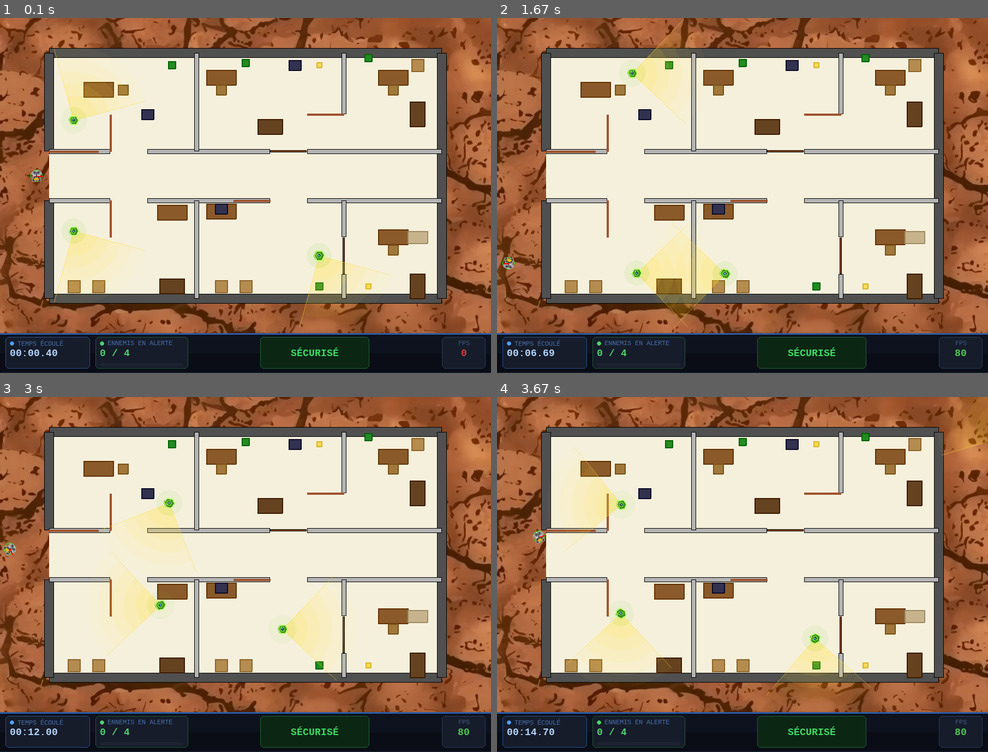
Above: before the commit, frames 1-4 (two rows, left to right).
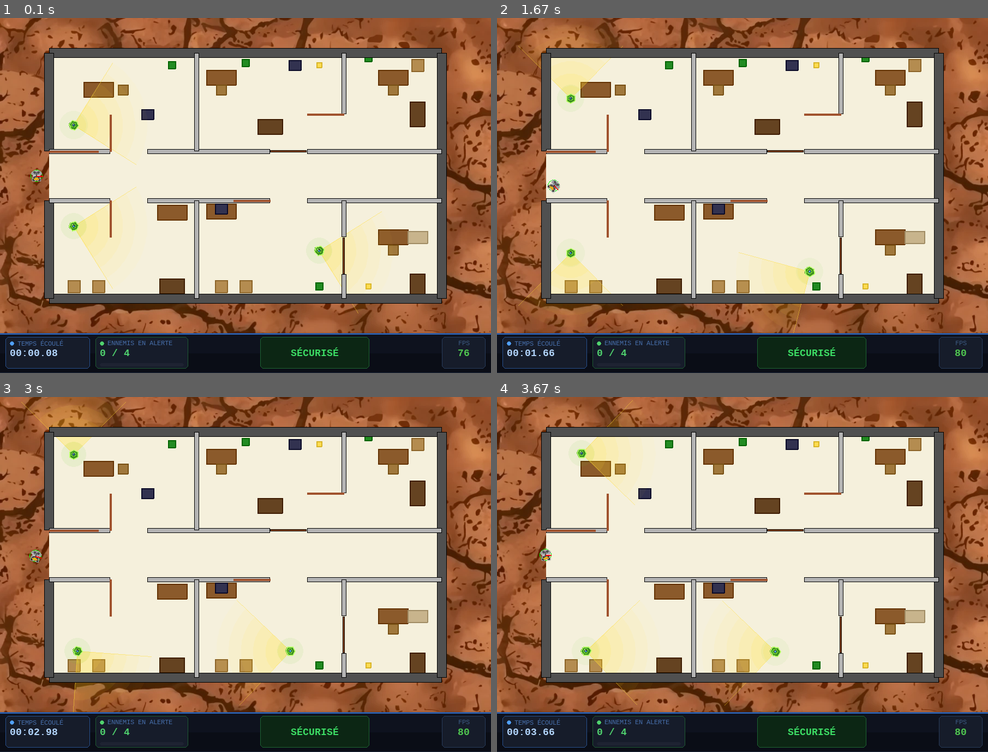
Above: after the commit, the same moments.

Repository: JawadBLK/TP_Robot
Game: pygame game, started from project/main.py
Two runs of this game, one before a commit and one after it. Both use one fixed random seed, a clock stepped at 60 frames per second and the inputs below.
Inputs:
- Up to frame 1 (0.1 s): no input
- Up to frame 2 (1.67 s): hold Right 0.33-0.8 s; hold Up 0.83-1.3 s; hold Right from 1.33 s (still down)
- Up to frame 3 (3 s): release Right at 1.8 s; hold Left 1.83-2.37 s; hold Down 2.4-2.87 s; hold Left from 2.9 s (still down)
- Up to frame 4 (3.67 s): release Left at 3.37 s; hold Up from 3.4 s (still down)

The runs differ from the first frame. In frame 1, 4.3% of the frame differs, in the area x 9-96%, y 8-96%; in frame 2, 6.0%, in the area x 1-87%, y 0-96%; in frame 3, 5.7%; in frame 4, 5.1%.

Commit message:
feat:VF ajout capteur LIDAR et thermique, mode d'affichage, comment code

Diff:
--- a/project/main.py
+++ b/project/main.py
@@ -1,3 +1,5 @@
+import sys
+
 import pygame
 import math
 from robot.robot_mobile import RobotMobile
@@ -8,6 +10,8 @@
 from robot.plan_autocad import build_plan
 from robot.ennemis import Ennemi
 from robot.props import Props
+from robot.capteurs import Lidar,CapteurThermique
+from robot.cartographie import Cartographie
 
 # ── 1. Initialisation MVC ──────────────────────────────────────────────
 robot = RobotMobile(x=-8.5, y=0, orientation=0, moteur=MoteurDifferentiel())
@@ -22,12 +26,28 @@
     env_hauteur=env.hauteur
 )
 
-# ── 2. Construction du monde ──────────────────────────────────────────────
+# ── 2. Ajout des capteurs ──────────────────────────────────────────────
+# ... création du Lidar ...
+lidar = Lidar(robot, nb_rayons=180, portee_max=6.0)
+robot.ajouter_capteur(lidar)
+
+# --- Capteur thermique ---
+thermique = CapteurThermique(robot, portee=6.0)
+robot.ajouter_capteur(thermique)
+
+# Interrupteur pour l'affichage thermique
+afficher_thermique = False
+
+carto = Cartographie(950, 650)
+
+mode_vue = "NORMAL"  # Modes : "NORMAL", "LIDAR", "CARTO"
+
+# ── 3. Construction du monde ──────────────────────────────────────────────
 env.ajouter_robot(robot)
 
 build_plan(env)
 
-# ── 2.1 Ennemis avec des chemins de patrouille ──────────────────────────
+# ── 3.1 Ennemis avec des chemins de patrouille ──────────────────────────
 ennemi1 = Ennemi(-7, -2, waypoints=[(-7, -2), (-7, -4), (-3, -4), (-3, -4), (-3, -2), (-5, -2), (-5, -4), (-7, -4)])
 env.ajouter_ennemi(ennemi1)
 
@@ -40,14 +60,14 @@
 ennemi4 = Ennemi(20, 0, waypoints=[(20, 0), (9, 6), (-9, 6), (-9, 0), (7, 0), (-9, 0), (-9, -6), (9, -6), (20, 0)])
 env.ajouter_ennemi(ennemi4)
 
-# ── 2.2 Props décoratifs ────────────────────────────────────────────────────
-# ── 2.2.1 Salle haut-gauche (x: -8 à -2, y: 1 à 5) ──────────────────────────
+# ── 3.2 Props décoratifs ────────────────────────────────────────────────────
+# ── 3.2.1 Salle haut-gauche (x: -8 à -2, y: 1 à 5) ──────────────────────────
 env.ajouter_prop(Props(-6, 3.5, "bureau"))
 env.ajouter_prop(Props(-5, 3.5, "chaise"))
 env.ajouter_prop(Props(-3, 4.5, "plante"))
 env.ajouter_prop(Props(-4, 2.5, "ordinateur"))
 
-# ── 2.2.2 Salle haut-milieu (x: -2 à 4, y: 1 à 5) ───────────────────────────
+# ── 3.2.2 Salle haut-milieu (x: -2 à 4, y: 1 à 5) ───────────────────────────
 env.ajouter_prop(Props(1,  2.0, "armoire", angle=math.pi/2))
 env.ajouter_prop(Props(-1, 4.0, "bureau"))
 env.ajouter_prop(Props(-1, 3.5, "chaise"))
@@ -55,27 +75,27 @@
 env.ajouter_prop(Props(3,  4.5, "lampe"))
 env.ajouter_prop(Props(0,  4.6, "plante"))
 
-# ── 2.2.3 Salle haut-droite (x: 4 à 8, y: 1 à 5) ────────────────────────────
+# ── 3.2.3 Salle haut-droite (x: 4 à 8, y: 1 à 5) ────────────────────────────
 env.ajouter_prop(Props(6,  4.0, "bureau"))
 env.ajouter_prop(Props(6,  3.5, "chaise"))
 env.ajouter_prop(Props(7,  2.5, "armoire"))
 env.ajouter_prop(Props(5,  4.8, "plante"))
 env.ajouter_prop(Props(7,  4.5, "caisse"))
 
-# ── 2.2.4 Salle bas-gauche (x: -8 à -2, y: -5 à -1) ─────────────────────────
+# ── 3.2.4 Salle bas-gauche (x: -8 à -2, y: -5 à -1) ─────────────────────────
 env.ajouter_prop(Props(-3, -1.5, "bureau"))
 env.ajouter_prop(Props(-7, -4.5, "caisse"))
 env.ajouter_prop(Props(-6, -4.5, "caisse"))
 env.ajouter_prop(Props(-3, -4.5, "armoire", angle=math.pi/2))
 
-# ── 2.2.5 Salle bas-milieu (x: -2 à 4, y: -5 à -1) ──────────────────────────
+# ── 3.2.5 Salle bas-milieu (x: -2 à 4, y: -5 à -1) ──────────────────────────
 env.ajouter_prop(Props(-1,  -1.45, "bureau"))
 env.ajouter_prop(Props(-1,  -1.35, "ordinateur"))
 env.ajouter_prop(Props(-1, -4.5, "caisse"))
 env.ajouter_prop(Props(0,  -4.5, "caisse"))
 env.ajouter_prop(Props(3,  -4.5, "plante"))
 
-# ── 2.2.6 Salle bas-droite (x: 4 à 8, y: -5 à -1) ───────────────────────────
+# ── 3.2.6 Salle bas-droite (x: 4 à 8, y: -5 à -1) ───────────────────────────
 env.ajouter_prop(Props(6,  -2.5, "bureau"))
 env.ajouter_prop(Props(6,  -3.0, "chaise"))
 env.ajouter_prop(Props(7,  -4.5, "armoire"))
@@ -86,30 +106,65 @@
 print(hasattr(env, "alerte"))
 
 fps = 80
-dt = 4.0 / fps
+clock = pygame.time.Clock()
+#dt = 4.0 / fps
 running = True
 temps_ecoule = 0.0  # en secondes
 
-# 3. Boucle principale
+# ── Boucle de jeu ──────────────────────────────────────────────
 while running:
+    dt = clock.tick(fps) / 1000.0
     for event in pygame.event.get():
         if event.type == pygame.QUIT:
             running = False
+        # --- CHANGEMENT DE VUE ---
+        if event.type == pygame.KEYDOWN:
+            if event.key == pygame.K_1:
+                mode_vue = "NORMAL"
+            elif event.key == pygame.K_2:
+                mode_vue = "LIDAR"
+            elif event.key == pygame.K_3:
+                mode_vue = "CARTO"
+            elif event.key == pygame.K_t:
+                afficher_thermique = not afficher_thermique
+        # -------------------------------
 
-    # 3.1 Récupérer les commandes
+    #--- Récupérer les commandes ---
     commande = controleur.lire_commande()
     env.robot.commander(**commande)
-    if commande["v"] == 0 and commande["omega"] == 0:
-        robot.commander(v=0.0, omega=0.0)
-    else:
-        robot.commander(**commande)
 
-    # 3.2 Mettre à jour la physique et gérer les collisions
+    # --- Mettre à jour la physique et gérer les collisions ---
     env.mettre_a_jour(dt)
     temps_ecoule += dt
 
-    # 3.3 Afficher le nouvel état
-    vue.dessiner_environnement(env, temps_ecoule)
-    vue.tick(fps)
+    # --- AJOUT MISE À JOUR CAPTEURS ---
+    lidar.read(env)
+    thermique.read(env)
+    carto.mettre_a_jour(vue, lidar)
+
+    # --- AJOUT AFFICHAGE MODULABLE ---
+    if mode_vue == "CARTO":
+        # Mode 3 : Vue cartographique avec rayons du Lidar, carte thermique et console
+        carto.dessiner(vue.screen)
+        if afficher_thermique:
+            thermique.draw(vue)
+        vue.dessiner_robot(env.robot)
+        vue.dessiner_console(env, temps_ecoule)
+    else:
+        # Modes 1 et 2 : Plan d'architecte classique
+        vue.dessiner_environnement(env, temps_ecoule)
+
+        # Dessine les obstacles par-dessus le plan d'architecte
+        for obs in env.obstacles:
+            obs.dessiner(vue)
+
+        # Si on est en Mode 2, on superpose les rayons du Lidar
+        if mode_vue == "LIDAR":
+            lidar.draw(vue)
+        if afficher_thermique:
+            thermique.draw(vue)
+
+    #image à l'écran
+    pygame.display.flip()
 
 pygame.quit()
--- /dev/null
+++ b/project/robot/capteurs.py
@@ -0,0 +1,141 @@
+import math
+import pygame
+from abc import ABC, abstractmethod
+
+class Capteur(ABC):
+    @abstractmethod
+    def read(self, env): pass
+    @abstractmethod
+    def draw(self, vue): pass
+
+class Lidar(Capteur):
+    def __init__(self, robot, nb_rayons=180, portee_max=6.0):
+        self.robot = robot
+        self.nb_rayons = nb_rayons
+        self.portee_max = portee_max
+        self.fov = math.pi  # Champ de vision de 180° (pi en radians)
+        self.mesures = []
+
+    def read(self, env):
+        self.mesures = []
+
+        # L'angle de départ est à -90° (à droite) par rapport à l'avant du robot
+        angle_debut = self.robot.orientation - (self.fov / 2)
+
+        for i in range(self.nb_rayons):
+            # On répartit uniformément les rayons sur les 180°
+            if self.nb_rayons > 1:
+                angle = angle_debut + (i * self.fov / (self.nb_rayons - 1))
+            else:
+                angle = self.robot.orientation
+
+            dx = math.cos(angle)
+            dy = math.sin(angle)
+
+            dist_min = self.portee_max
+
+            # --- 1. Tester les murs ---
+            for obs in env.obstacles:
+                if hasattr(obs, 'intersection'):
+                    dist = obs.intersection(self.robot.x, self.robot.y, dx, dy, self.portee_max)
+                    if dist is not None and dist < dist_min:
+                        dist_min = dist
+
+            # --- 2. Tester les props ---
+            for prop in env.props:
+                if hasattr(prop, 'intersection'):
+                    dist = prop.intersection(self.robot.x, self.robot.y, dx, dy, self.portee_max)
+                    if dist is not None and dist < dist_min:
+                        dist_min = dist
+
+            # Calcul du point d'impact
+            ix = self.robot.x + dist_min * dx
+            iy = self.robot.y + dist_min * dy
+            self.mesures.append((angle, dist_min, ix, iy))
+
+        return self.mesures
+
+    def draw(self, vue):
+        px_r, py_r = vue.convertir_coordonnees(self.robot.x, self.robot.y)
+        for angle, dist, ix, iy in self.mesures:
+            px_i, py_i = vue.convertir_coordonnees(ix, iy)
+            color = (255, 50, 50) if dist < self.portee_max else (50, 255, 50)
+            pygame.draw.line(vue.screen, color, (px_r, py_r), (px_i, py_i), 1)
+
+
+class CapteurThermique(Capteur):
+    def __init__(self, robot, portee=15.0):
+        self.robot = robot
+        self.portee = portee
+        self.mesures_thermiques = []
+
+    def read(self, env):
+        self.mesures_thermiques = []
+        for ennemi in env.ennemis:
+            dist = math.hypot(self.robot.x - ennemi.x, self.robot.y - ennemi.y)
+            if dist <= self.portee:
+                self.mesures_thermiques.extend(ennemi.historique_chaleur)
+        return self.mesures_thermiques
+
+    def draw(self, vue):
+        surf = pygame.Surface(vue.screen.get_size(), pygame.SRCALPHA)
+
+        # --- Paramètres de la grille thermique ---
+        taille_pixel_m = 0.12
+        rayon_diffusion = 0.8
+
+        grille_chaleur = {}
+
+        for trace in self.mesures_thermiques:
+            cx, cy = trace['x'], trace['y']
+            chaleur_source = trace['chaleur']
+
+            min_x = int((cx - rayon_diffusion) / taille_pixel_m)
+            max_x = int((cx + rayon_diffusion) / taille_pixel_m)
+            min_y = int((cy - rayon_diffusion) / taille_pixel_m)
+            max_y = int((cy + rayon_diffusion) / taille_pixel_m)
+
+            for gx in range(min_x, max_x + 1):
+                for gy in range(min_y, max_y + 1):
+                    bloc_x = gx * taille_pixel_m
+                    bloc_y = gy * taille_pixel_m
+
+                    dist = math.hypot(bloc_x - cx, bloc_y - cy)
+                    if dist <= rayon_diffusion:
+                        # Diffusion linéaire de la chaleur
+                        intensite = chaleur_source * (1.0 - (dist / rayon_diffusion))
+                        cle = (gx, gy)
+                        grille_chaleur[cle] = max(grille_chaleur.get(cle, 0.0), intensite)
+
+        taille_px_ecran = int(taille_pixel_m * vue.scale)
+        if taille_px_ecran < 1: taille_px_ecran = 1
+
+        for (gx, gy), chaleur in grille_chaleur.items():
+            if chaleur <= 0.05:  # Seuil minimal pour ne pas tout dessiner
+                continue
+
+            # --- PALIERS DE COULEURS NETS (Pas de gradient fluide) ---
+            if chaleur > 0.8:
+                r, g, b = 255, 0, 0        # Rouge vif (Centre très chaud)
+                alpha = 255
+            elif chaleur > 0.6:
+                r, g, b = 255, 255, 0      # Jaune franc
+                alpha = 255
+            elif chaleur > 0.4:
+                r, g, b = 0, 255, 255      # Cyan/Bleu clair
+                alpha = 180
+            elif chaleur > 0.2:
+                r, g, b = 0, 100, 255      # Bleu plus soutenu
+                alpha = 120
+            else:
+                r, g, b = 0, 0, 150        # Bleu marine/Froid (Bords)
+                alpha = 80
+
+            px, py = vue.convertir_coordonnees(gx * taille_pixel_m, gy * taille_pixel_m)
+
+            # -1 sur la taille pour laisser un très léger quadrillage (donne un look matrice)
+            rect = pygame.Rect(px - taille_px_ecran // 2, py - taille_px_ecran // 2, taille_px_ecran - 1, taille_px_ecran - 1)
+
+            pygame.draw.rect(surf, (r, g, b, alpha), rect)
+
+        vue.screen.blit(surf, (0, 0))
--- /dev/null
+++ b/project/robot/cartographie.py
@@ -0,0 +1,28 @@
+import pygame
+
+class Cartographie:
+    def __init__(self, largeur_ecran, hauteur_ecran):
+        # On crée une surface noire (zones non explorées)
+        self.surface = pygame.Surface((largeur_ecran, hauteur_ecran))
+        self.surface.fill((0, 0, 0)) # Noir par défaut
+
+    def mettre_a_jour(self, vue, lidar):
+        """Peint la carte en fonction des mesures du Lidar."""
+        if not lidar or not lidar.mesures:
+            return
+
+        px_robot, py_robot = vue.convertir_coordonnees(lidar.robot.x, lidar.robot.y)
+
+        for angle, dist, ix, iy in lidar.mesures:
+            px_impact, py_impact = vue.convertir_coordonnees(ix, iy)
+
+            # 1. On trace un trait blanc épais pour marquer la zone comme "Libre"
+            pygame.draw.line(self.surface, (255, 255, 255), (px_robot, py_robot), (px_impact, py_impact), 4)
+
+            # 2. Si on a touché un obstacle (distance < portée max), on peint un point rouge
+            if dist < lidar.portee_max:
+                pygame.draw.circle(self.surface, (255, 0, 0), (int(px_impact), int(py_impact)), 3)
+
+    def dessiner(self, screen):
+        """Affiche la surface cartographiée sur l'écran principal."""
+        screen.blit(self.surface, (0, 0))
--- a/project/robot/ennemis.py
+++ b/project/robot/ennemis.py
@@ -27,7 +27,7 @@
         # Animation
         self._temps = random.uniform(0, math.pi * 2)
         self._particules = []
-
+        self.historique_chaleur = []
     # ─── Mise à jour ────────────────────────────────────────────────────────────
 
     def mettre_a_jour(self, dt):
@@ -73,6 +73,17 @@
             p['vie'] -= dt
         self._particules = [p for p in self._particules if p['vie'] > 0]
 
+    #--- Dépôt et refroidissement de la chaleur ---
+        # 1. L'ennemi laisse une trace chaude (1.0) à sa position actuelle
+        self.historique_chaleur.append({'x': self.x, 'y': self.y, 'chaleur': 1.0})
+
+        # 2. La chaleur se dissipe avec le temps
+        vitesse_refroidissement = 0.5 * dt # trace plus ou moins longue
+        for trace in self.historique_chaleur:
+            trace['chaleur'] -= vitesse_refroidissement
+
+        # 3. On nettoie les traces devenues froides
+        self.historique_chaleur = [t for t in self.historique_chaleur if t['chaleur'] > 0]
     def _emettre_particule(self):
         angle_rand = random.uniform(0, 2 * math.pi)
         vitesse = random.uniform(0.3, 0.8)
--- a/project/robot/obstacle.py
+++ b/project/robot/obstacle.py
@@ -33,7 +33,7 @@
             px - largeur_px // 2, py - hauteur_px // 2, largeur_px, hauteur_px
         )
 
-        # NOUVELLES COULEURS PLUS RÉALISTES
+        # Couleurs différentes selon le matériau
         if self.materiau == "beton":
             pygame.draw.rect(vue.screen, (80, 80, 80), rect)    # Gris très foncé
         elif self.materiau == "platre":
@@ -45,6 +45,36 @@
 
         # Contour noir pour faire plan d'architecte
         pygame.draw.rect(vue.screen, (0, 0, 0), rect, 1)
+
+    # Méthode d'intersection pour le Lidar
+    def intersection(self, ox, oy, dx, dy, max_range):
+        """Calcule l'intersection avec un rayon (Lidar) basé sur le document sensors iCampus."""
+        t_min = 0.0
+        t_max = max_range
+
+        # Coordonnées x, y sont au centre, on calcule les bords
+        x_min = self.x - self.largeur / 2
+        x_max = self.x + self.largeur / 2
+        y_min = self.y - self.hauteur / 2
+        y_max = self.y + self.hauteur / 2
+
+        # Algorithme d'intersection pour un rectangle
+        for o, d, mn, mx in ((ox, dx, x_min, x_max), (oy, dy, y_min, y_max)):
+            if abs(d) < 1e-8:
+                if o < mn or o > mx:
+                    return None
+            else:
+                t1 = (mn - o) / d
+                t2 = (mx - o) / d
+                t1, t2 = min(t1, t2), max(t1, t2)
+                t_min = max(t_min, t1)
+                t_max = min(t_max, t2)
+                if t_min > t_max:
+                    return None
+
+        if 0 < t_min <= max_range:
+            return t_min
+        return None
 
 class ObstaclePorte(Obstacle):
     def __init__(self, x, y, largeur, angle_rad=0):
@@ -83,3 +113,23 @@
 
     def dessiner(self, vue):
         vue.dessiner_porte(self.x, self.y, self.angle_rad, self.largeur)
+     # Méthode d'intersection pour le Lidar
+    def intersection(self, ox, oy, dx, dy, max_range):
+        """Calcule l'intersection avec un rayon comme un segment paramétrique."""
+        ax, ay = self.x, self.y
+        bx, by = self.fin_x, self.fin_y
+
+        sx = bx - ax
+        sy = by - ay
+
+        det = dx * (-sy) - dy * (-sx)
+        if abs(det) < 1e-8:
+            return None # Ligne parallèle au segment
+
+        inv_det = 1.0 / det
+        u = ((ax - ox) * (-sy) - (ay - oy) * (-sx)) * inv_det
+        t = (dx * (ay - oy) - dy * (ax - ox)) * inv_det
+
+        if 0 < u <= max_range and 0 <= t <= 1:
+            return u
+        return None
--- a/project/robot/props.py
+++ b/project/robot/props.py
@@ -9,25 +9,24 @@
     """
 
     TYPES = {
-        "bureau":    {"w": 1.2, "h": 0.6, "couleur": (139, 90,  43),  "emoji": "🗃"},
-        "chaise":    {"w": 0.4, "h": 0.4, "couleur": (160, 120, 60),  "emoji": "🪑"},
-        "plante":    {"w": 0.3, "h": 0.3, "couleur": (34,  139, 34),  "emoji": "🌿"},
-        "caisse":    {"w": 0.5, "h": 0.5, "couleur": (180, 140, 80),  "emoji": "📦"},
-        "armoire":   {"w": 0.6, "h": 1.0, "couleur": (101, 67,  33),  "emoji": "🗄"},
-        "ordinateur":{"w": 0.5, "h": 0.4, "couleur": (50,  50,  80),  "emoji": "💻"},
-        "lampe":     {"w": 0.2, "h": 0.2, "couleur": (255, 220, 80),  "emoji": "💡"},
-        "tableau":   {"w": 0.8, "h": 0.5, "couleur": (200, 180, 140), "emoji": "🖼"},
+        "bureau":    {"w": 1.2, "h": 0.6, "couleur": (139, 90,  43)},
+        "chaise":    {"w": 0.4, "h": 0.4, "couleur": (160, 120, 60)},
+        "plante":    {"w": 0.3, "h": 0.3, "couleur": (34,  139, 34)},
+        "caisse":    {"w": 0.5, "h": 0.5, "couleur": (180, 140, 80)},
+        "armoire":   {"w": 0.6, "h": 1.0, "couleur": (101, 67,  33)},
+        "ordinateur":{"w": 0.5, "h": 0.4, "couleur": (50,  50,  80)},
+        "lampe":     {"w": 0.2, "h": 0.2, "couleur": (255, 220, 80)},
+        "tableau":   {"w": 0.8, "h": 0.5, "couleur": (200, 180, 140)},
     }
 
     # Cache partagé entre toutes les instances
     _image_cache = {}
 
-    def __init__(self, x, y, type_prop="caisse", angle=0, image_path=None):
+    def __init__(self, x, y, type_prop="caisse", angle=0):
         """
         x, y        : position centre en coordonnées monde
         type_prop   : clé dans TYPES (taille + couleur de secours)
         angle       : rotation en radians
-        image_path  : chemin vers une image PNG/JPG (optionnel)
         """
         self.x = x
         self.y = y
@@ -36,26 +35,8 @@
         self.info = self.TYPES[self.type_prop]
         self.w = self.info["w"]
         self.h = self.info["h"]
+        self._image_surface=None
 
-        # Chargement image
-        self._image_path = image_path
-        self._image_surface = None
-        if image_path and os.path.exists(image_path):
-            self._charger_image(image_path)
-
-    # ─── Chargement image ────────────────────────────────────────────────────────
-
-    def _charger_image(self, path):
-        if path in Props._image_cache:
-            self._image_surface = Props._image_cache[path]
-        else:
-            try:
-                img = pygame.image.load(path).convert_alpha()
-                Props._image_cache[path] = img
-                self._image_surface = img
-            except Exception as e:
-                print(f"[Props] Impossible de charger '{path}' : {e}")
-                self._image_surface = None
 
     # ─── Dessin ──────────────────────────────────────────────────────────────────
 
@@ -127,3 +108,31 @@
         dy = max(dy, 0)
 
         return math.sqrt(dx*dx + dy*dy) < rayon
+    # Capteur Lidar : intersection avec un rayon
+    def intersection(self, ox, oy, dx, dy, max_range):
+        """Calcule l'intersection avec un rayon (Lidar) en traitant le prop comme un rectangle."""
+        t_min = 0.0
+        t_max = max_range
+
+        # Approximation : on traite le prop (même tourné) comme une boîte englobante simple pour le Lidar
+        x_min = self.x - self.w / 2
+        x_max = self.x + self.w / 2
+        y_min = self.y - self.h / 2
+        y_max = self.y + self.h / 2
+
+        for o, d, mn, mx in ((ox, dx, x_min, x_max), (oy, dy, y_min, y_max)):
+            if abs(d) < 1e-8:
+                if o < mn or o > mx:
+                    return None
+            else:
+                t1 = (mn - o) / d
+                t2 = (mx - o) / d
+                t1, t2 = min(t1, t2), max(t1, t2)
+                t_min = max(t_min, t1)
+                t_max = min(t_max, t2)
+                if t_min > t_max:
+                    return None
+
+        if 0 < t_min <= max_range:
+            return t_min
+        return None
--- a/project/robot/robot_mobile.py
+++ b/project/robot/robot_mobile.py
@@ -1,24 +1,27 @@
 import math
 from robot.moteur import Moteur
-
+from robot.capteurs import Lidar
 class RobotMobile:
     _nb_robots = 0
 
     def __init__(self, x, y, orientation = 0.0, moteur=None):
+        # Initialisation des attributs de position et d'orientation
         self.x = x
         self.y = y
         self.orientation = orientation
         self.moteur = moteur
         self.rayon = 0.25
-        # 2. On utilise la méthode statique pour valider le moteur
+
+        # On utilise la méthode statique pour valider le moteur
         if self.moteur_valide(moteur):
             self.moteur = moteur
         else:
             self.moteur = None
             print("Attention : Moteur non valide ou absent.")
 
-        # 3. Incrémentation du compteur global
+        # Incrémentation du compteur global
         RobotMobile._nb_robots += 1
+        self.capteurs = []
 
     def __str__(self):
         return str((self.x, self.y, self.orientation))
@@ -60,3 +63,13 @@
     def moteur_valide(moteur):
         # On vérifie si moteur est une instance de Moteur ou d'une de ses sous-classes
         return isinstance(moteur, Moteur)
+
+    def ajouter_capteur(self, capteur):
+        self.capteurs.append(capteur)
+
+    def mettre_a_jour(self, dt, env=None):
+        if self.moteur is not None:
+            self.moteur.mettre_a_jour(self, dt)
+        if env is not None:
+            for capteur in self.capteurs:
+                capteur.read(env)
